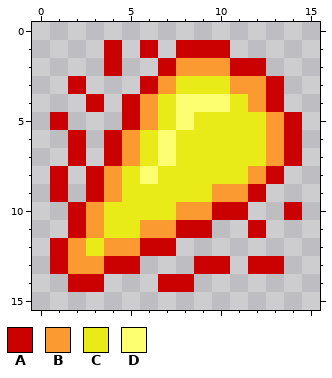
Edited in one commit: pixel-art sprite (Content/Projectile/FireWandProjectile.png). Above, as it was before the edit.
The file is 32x32 pixels, drawn in blocks of 2x2; one block is one cell here.
Palette (. is transparent): A #cb0000  B #fb9a30  C #e9eb18  D #feff70
Pixels before, first column x 1:
 1 ...A.A.AAA....
 2 ...A..ABBBAA..
 3 .A...ABCCCBBA.
 4 ..A.ABCDDDCBA.
 5 A...ABCDCCCCBA
 6 .A.ABCDCCCCCBA
 7 .A.ABCDCCCCCBA
 8 A.ABCDCCCCCBA.
 9 A.ABCCCCCBBA..
10 .ABCCCCBBAA..A
11 .ABCCBBAA..A..
12 ABCBBAA.......
13 ABBAA...AA.AA.
14 .AA...AA......
The same view after the edit:
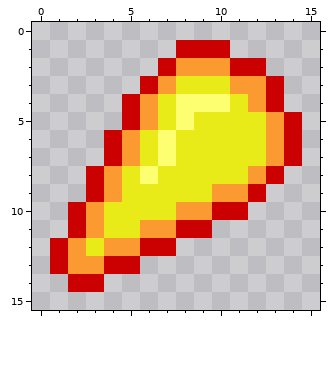
Diff:
y 1: x 4 A -> .; x 6 A -> .
y 2: x 4 A -> .
y 3: x 2 A -> .
y 4: x 3 A -> .
y 5: x 1 A -> .
y 6..7: x 2 A -> .
y 8..9: x 1 A -> .
y 10: x 14 A -> .
y 11: x 12 A -> .
y 13: x 9..10 AA -> ..; x 12..13 AA -> ..
y 14: x 7..8 AA -> ..
Where, in picture pixels (left, top, right, bottom), the same in both pictures:
erased: (50, 40, 158, 202)
erased: (158, 202, 302, 292)
